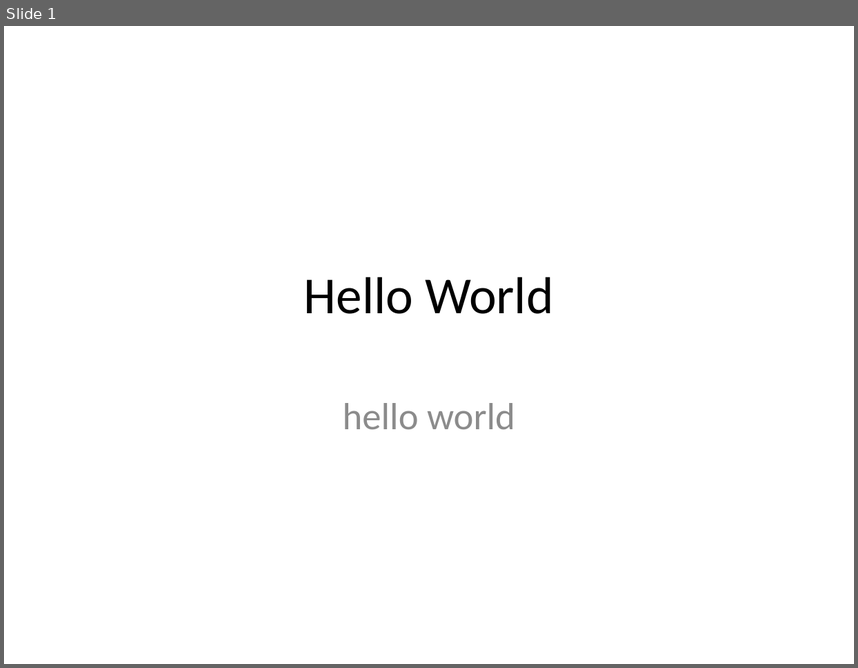
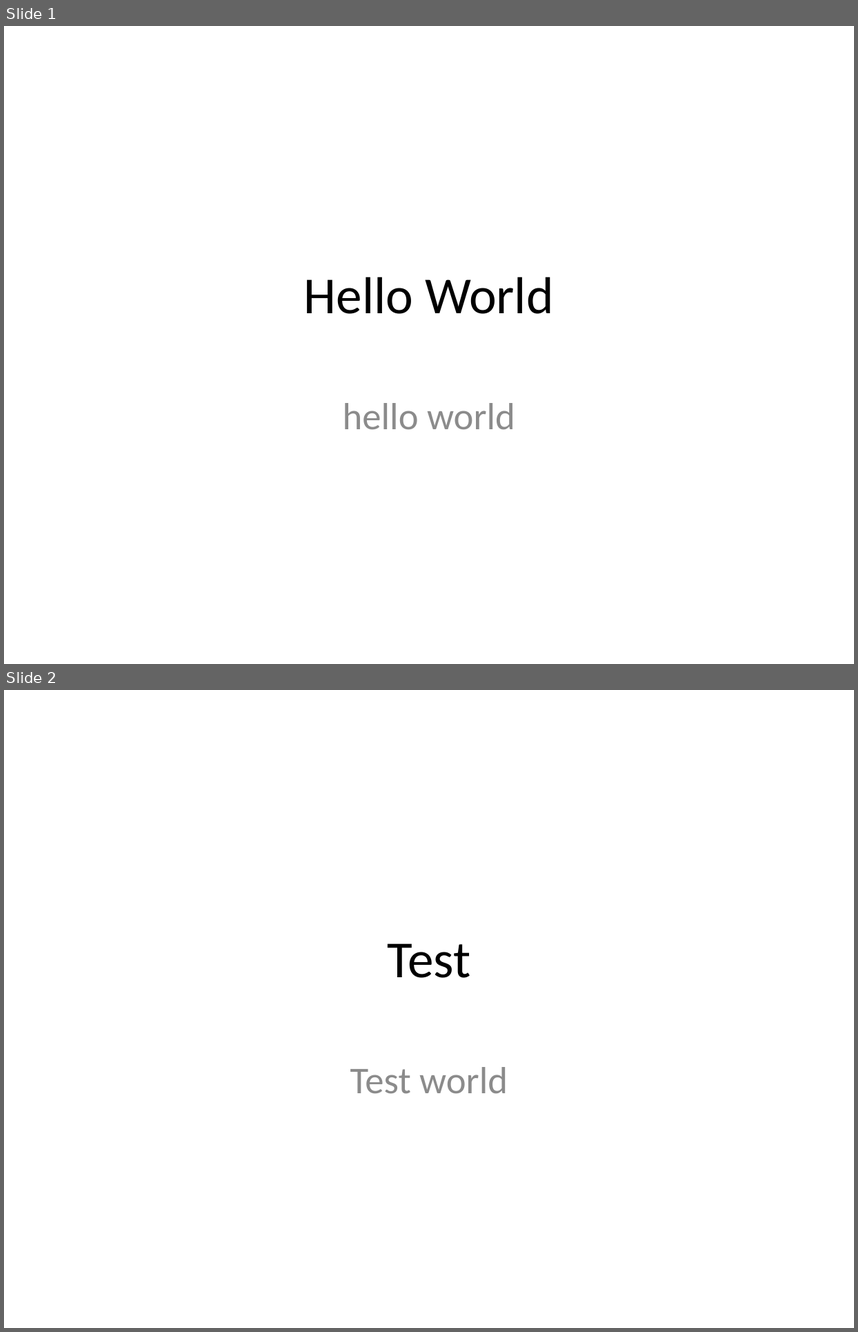
Before and after one commit to Jo0001/GitHubTest, a slide deck: Hello World.pptx. Shown one above the other, each under a label of ours: slide 1 before the commit, slides 1 and 2 after it. The pictures are 858x668 and 858x1332 pixels, drawn with LibreOffice and Linux fonts; fonts in the diff are those of the drawing. Boxes give left, top, right and bottom in pixels: in the first picture for what was removed or moved away, otherwise in the second. Text is boxed around its words. In the diff, an @@ line names an element or a change of style, - is before the commit and + after.

Commit message:
test#2

```diff
--- a/Hello World.pptx
+++ b/Hello World.pptx
@@ slide 2 added at bbox=[4, 690, 854, 1328], background #FFFFFF @@
@@ title added at bbox=[387, 943, 470, 978], 44 pt, text #000000 @@
+Test
@@ subtitle added at bbox=[350, 1067, 508, 1094], 32 pt, text #8C8C8C @@
+Test world
```
